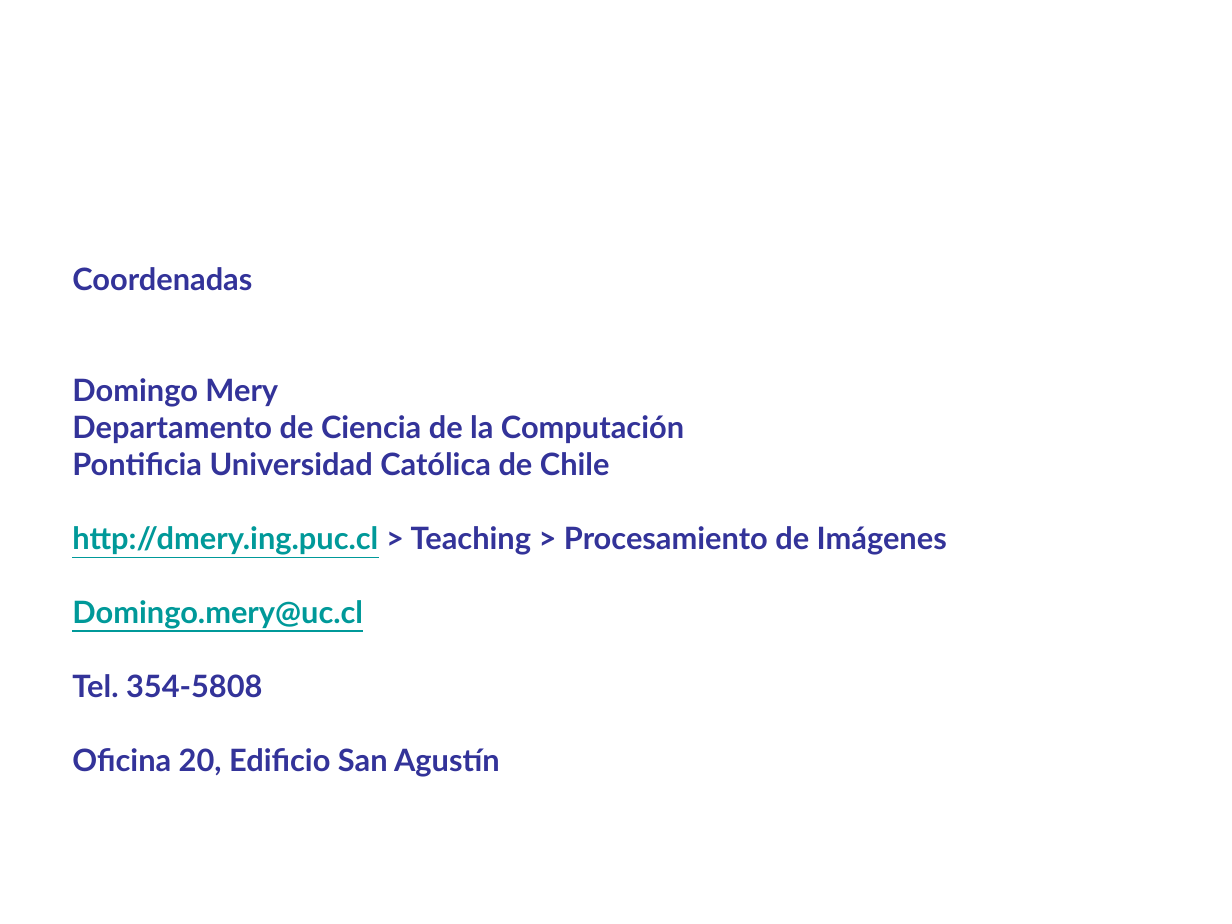
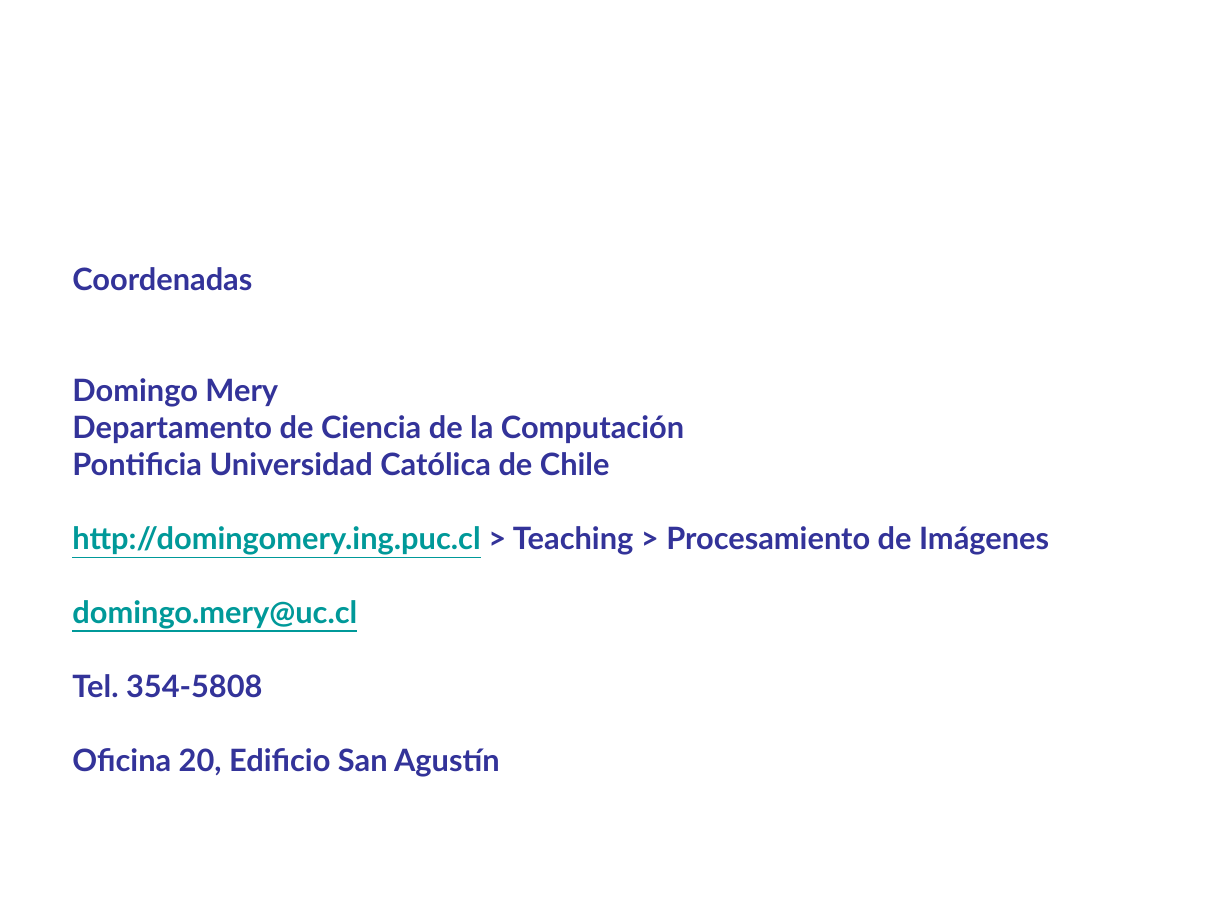
Before and after one commit to domingomery/imagenes, a slide deck: slide 26 of clases/Cap00_Lineas_Generales/program/IMG00_Presentacion.pptx. Drawn at 1232x924 pixels with LibreOffice and Linux fonts; fonts in the diff are those of the drawing. Boxes give left, top, right and bottom in pixels: in the first picture for what was removed or moved away, otherwise in the second. Text is boxed around its words. In the diff, an @@ line names an element or a change of style, - is before the commit and + after.

```diff
--- a/clases/Cap00_Lineas_Generales/program/IMG00_Presentacion.pptx
+++ b/clases/Cap00_Lineas_Generales/program/IMG00_Presentacion.pptx
@@ text at [72, 526, 1049, 629]: text changed @@
-http://dmery.ing.puc.cl > Teaching > Procesamiento de Imágenes
-Domingo.mery@uc.cl
+http://domingomery.ing.puc.cl > Teaching > Procesamiento de Imágenes
+domingo.mery@uc.cl
```
Also in this commit, not shown: 15 other files.
